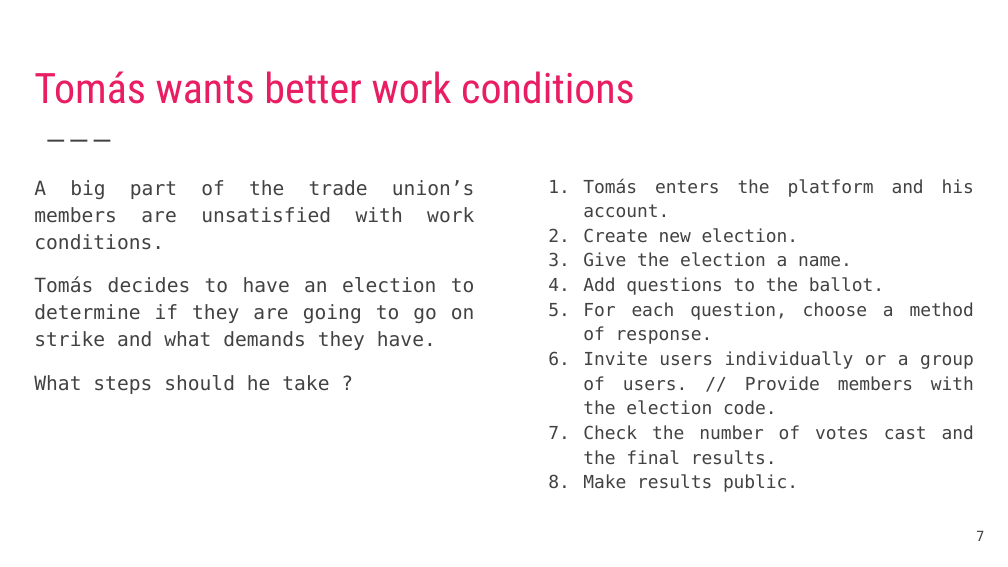
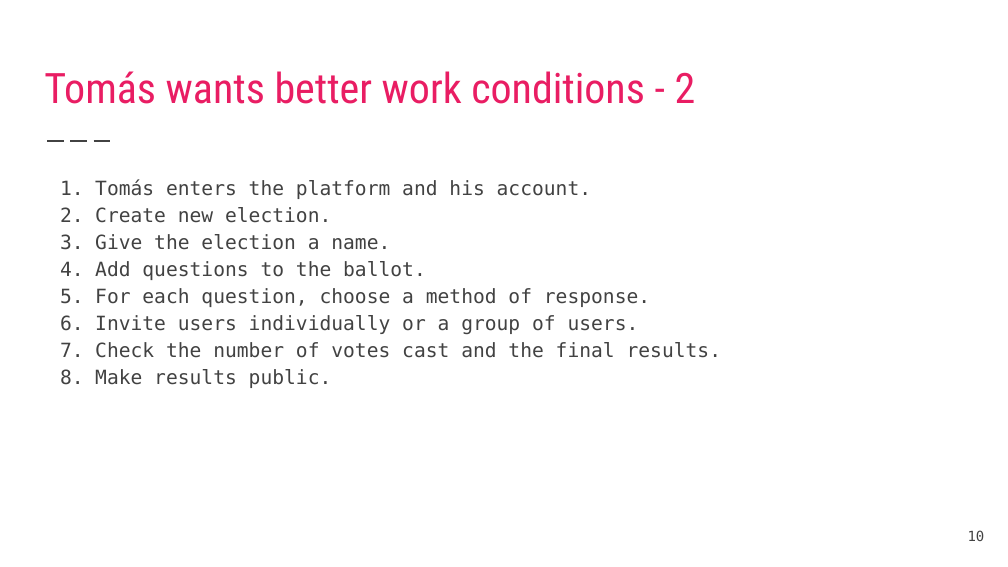
Before and after one commit to DavidAraujo98/ElectRight, a slide deck: slide 10 of documentation/IHC_Final_Presentation.pptx (slide 7 before the commit). Drawn at 1008x567 pixels with LibreOffice and Linux fonts; fonts in the diff are those of the drawing. Boxes give left, top, right and bottom in pixels: in the first picture for what was removed or moved away, otherwise in the second. Text is boxed around its words. In the diff, an @@ line names an element or a change of style, - is before the commit and + after.

```diff
--- a/documentation/IHC_Final_Presentation.pptx
+++ b/documentation/IHC_Final_Presentation.pptx
@@ title at (x1=44, y1=71, x2=696, y2=104): text changed @@
-Tomás wants better work conditions
+Tomás wants better work conditions - 2
@@ text "Tomás enters the platform and ..." moved from (x1=583, y1=178, x2=974, y2=492) to (x1=95, y1=179, x2=721, y2=388) @@
@@ text at (x1=95, y1=179, x2=721, y2=388): size 12.7 to 14 pt in "Tomás enters the platform and his account.", "Create new election.", "Give the election a name.", "Add questions to the ballot." and 3 more places @@
@@ text removed at (x1=34, y1=180, x2=475, y2=394) @@
-A big part of the trade union’s members are unsatisfied with work conditions.
-Tomás decides to have an election to determine if they are going to go on strike and what demands they have.
-What steps should he take ?
@@ text at (x1=95, y1=315, x2=639, y2=334): text changed; size 12.7 to 14 pt @@
-6. Invite users individually or a group of users. // Provide members with the election code.
+6. Invite users individually or a group of users.
@@ page number at (x1=968, y1=530, x2=985, y2=541): text changed @@
-7
+10
```
Also in this commit, not shown: 22 other slides changed, 10 slides added, 2 slides removed, 20 other files.
